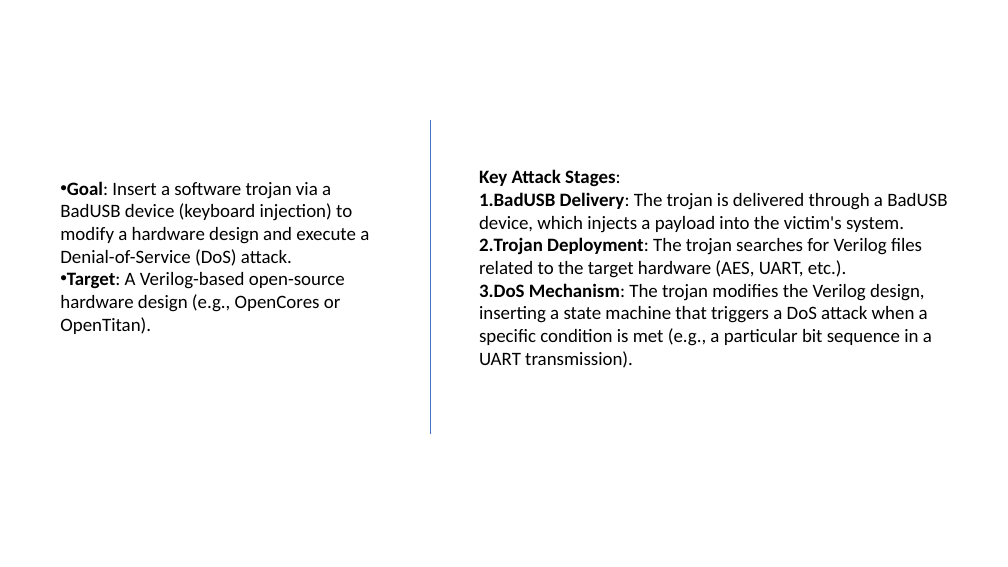
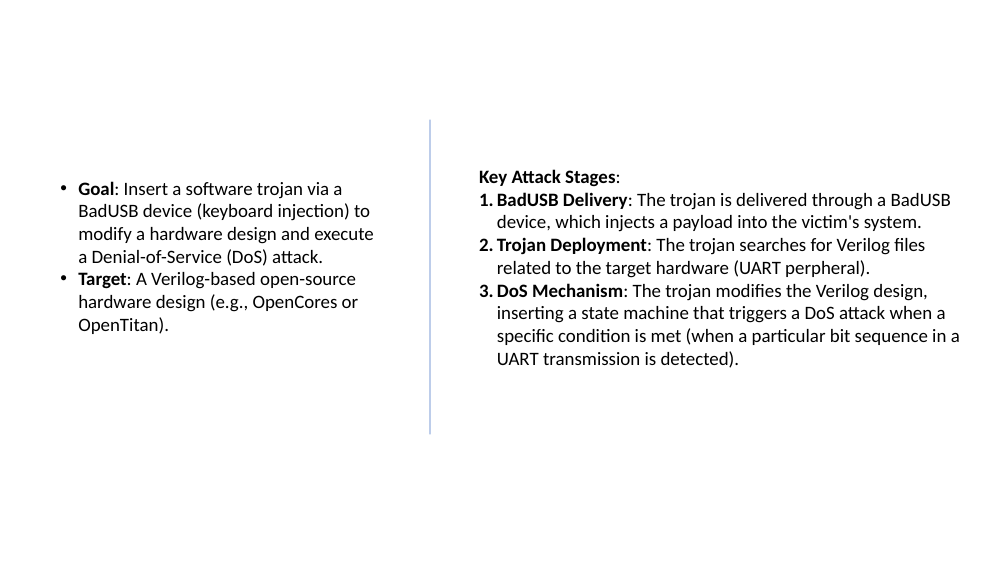
Before and after one commit to Lefteris-B/2024-CSAW, a slide deck: slide 18 of presentations/CSAW_2024_second_stage.pptx (slide 14 before the commit). Drawn at 1008x567 pixels with LibreOffice and Linux fonts; fonts in the diff are those of the drawing. Boxes give left, top, right and bottom in pixels: in the first picture for what was removed or moved away, otherwise in the second. Text is boxed around its words. In the diff, an @@ line names an element or a change of style, - is before the commit and + after.

```diff
--- a/presentations/CSAW_2024_second_stage.pptx
+++ b/presentations/CSAW_2024_second_stage.pptx
@@ line (430, 119) - (430, 435): stroke #4472C4 0.5 pt to #4472C4 0.75 pt @@
@@ text "Goal: Insert a software trojan ..." at <box>78,181,374,334</box>: indent changed @@
@@ text at <box>497,192,951,232</box>: indent changed @@
@@ text at <box>497,237,960,368</box>: text changed @@
-2. Trojan Deployment: The trojan searches for Verilog files related to the target hardware (AES, UART, etc.).
-3. DoS Mechanism: The trojan modifies the Verilog design, inserting a state machine that triggers a DoS attack when a specific condition is met (e.g., a particular bit sequence in a UART transmission).
+2. Trojan Deployment: The trojan searches for Verilog files related to the target hardware (UART perpheral).
+3. DoS Mechanism: The trojan modifies the Verilog design, inserting a state machine that triggers a DoS attack when a specific condition is met (when a particular bit sequence in a UART transmission is detected).
```
Also in this commit, not shown: 12 other slides changed, 5 slides added, 4 other files.
